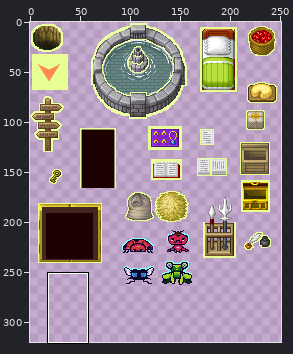
Sprite sheet, stored at assets/interactable.png. The picture above shows the old version from afar; the outline marks the close-up.
Close-up. Old version:
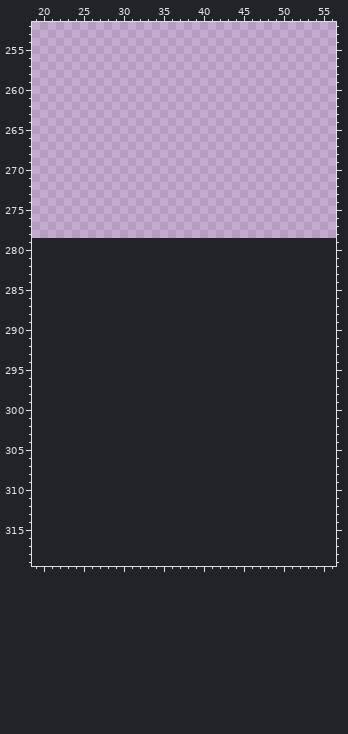
The file is 251x279 pixels. Pixels under 10% opacity are left out. Colours within 5 levels of each other are drawn and written as one. Shown: x 19..56, y 252..319. The old version is drawn lined up with the new one, on the new canvas. The wide view leaves out empty margins.
After the commit:
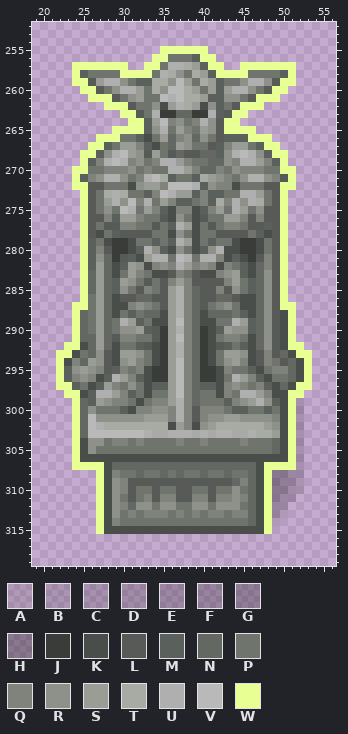
Palette (. is transparent): A #0000001a  B #00000021  C #00000027  D #0000002d  E #00000035  F #0000003b  G #00000043  H #0000004d  J #393c39  K #4a4e4a  L #575a56  M #5a605b  N #646863  P #6f746d  Q #7f837b  R #8d9189  S #9a9d96  T #a8aba3  U #afafaf  V #b9b9b9  W #e7ff93
Difference:
canvas 251x279 -> 251x324
y 255: x 35..40 ...... -> WWWWWW
y 256: x 34..41 ........ -> WWPPPMWW
y 257: x 24..30 ....... -> WWWWWWW; x 33..42 .......... -> WWPUUTSMWW; x 45..51 ....... -> WWWWWWW
y 258: x 24..51 ............................ -> WMPPPPWWWWPUTRPTSMWWWWPPPPMW
y 259: x 24..51 ............................ -> WWLSUURPMMTTRVSPTSMPPRUURLWW
y 260: x 25..50 .......................... -> WWLPRUUSPTRVVTSPSMSUURPLWW
y 261: x 26..49 ........................ -> WWWLPRSPPVUVTTSMMRRPLWWW
y 262: x 28..47 .................... -> WWWLPPRKSUTSKRMPLWWW
y 263: x 30..45 ................ -> WWLPUJJNNJJUMLWW
y 264: x 31..44 .............. -> WWMSVQRPQURLWW
y 265: x 29..46 .................. -> WWWWMRUPSQPSRLWWWW
y 266: x 27..48 ...................... -> WWWPPMKPSNQRNRPLMMMWWW
y 267: x 26..49 ........................ -> WWMPSSQMKPNSRPPLMQSSPMWW
y 268: x 25..50 .......................... -> WWMRUVSRLSPLNLLNNMRUVURMWW
y 269: x 25..50 .......................... -> WMQUVUQRPQUUSQPPNNRQUUSQMW
y 270: x 24..51 ............................ -> WWPPQQQRPQPPUUSQNNQPRQQQPPWW
y 271: x 24..51 ............................ -> WMQRUURPQUVTMPPMTSRQPRUURQLW
y 272: x 24..51 ............................ -> WWLLPPPKRSSQVVVUMRQQKPPPLLWW
y 273: x 25..50 .......................... -> WLPTUTPPMQVUSSMQMMPPUUSPLW
y 274: x 25..50 .......................... -> WLPSURVQUPSQMMPQMTQURUTPLW
y 275: x 25..50 .......................... -> WLPRPVUPSQMKQQKMQSPUSPRLLW
y 276: x 25..50 .......................... -> WLLQMSSQPPLKRPKLPPSSQLQLLW
y 277: x 25..50 .......................... -> WLPLLQQPPLPMUSKPLPQQPLLMLW
y 278: x 25..50 .......................... -> WLKPMLLLLPPKRPKPPLLLLPMKLW
y 279: x 25..50 .......................... -> WMPKJJKPPMPMUSKPMPPKJJKPLW
y 280: x 25..50 .......................... -> WMQLJJKMURMKRPKMRUKKJJKPLW
y 281: x 25..50 .......................... -> WMRNJLMKSUUPVUPUUQKMKJLQLW
y 282: x 25..50 .......................... -> WMSNKMSRKQRQUSQRQKQPMKNQLW
y 283: x 25..50 .......................... -> WNSNKPSQPKKLQPLKKQRSMKNRLW
y 284: x 25..50 .......................... -> WNSNMSRPLPLQSQLLLLQSPMNRLW
y 285: x 25..50 .......................... -> WNSNMRPLQPLSUQNLLQLRPMNRLW
y 286: x 25..50 .......................... -> WPSNKLLNNLLSUQNLLNNLKKNRLW
y 287: x 24..51 ............................ -> WWPSNKKQRQPLSUQNLPQRPKKNRLWW
y 288: x 24..51 ............................ -> WNPSNKPMPNNKSUQNKNNNPMKNRLKW
y 289: x 24..51 ............................ -> WNPSNPUSMPKKSVQNKKPPUSMNRLKW
y 290: x 24..51 ............................ -> WNPSNPRRSMLJSUQNJKMSRRMNRLKW
y 291: x 24..51 ............................ -> WNNSNLQQPPLJSVQNJKPQQPKNRLKW
y 292: x 23..52 .............................. -> WWKNSNKPPMLKJSUQNJKLMPMKNRLKWW
y 293: x 22..53 ................................ -> WWKPNRLKSSRPKJSUQNJKPSSRKLQLNKWW
y 294: x 22..53 ................................ -> WKQNSRLKRSQPKJSVQNJKPRSQKLQPLNKW
y 295: x 22..53 ................................ -> WMRSRQLMQPQKJJSVQNJJKQPPMKPQQNKW
y 296: x 22..53 ................................ -> WMQRQKMUSQMKJJSVQNJJKPUSQMKPPNKW
y 297: x 22..53 ................................ -> WWMPKMSQPRPKMMSVQNMMKQRQPQMKNKWW
y 298: x 23..52 .............................. -> WWKMUUSQMPKPPSVQNPPKQPUUSQKKWW
y 299: x 24..52 ............................. -> WNMSRQQPKPQQSUQNPPPMQRSURMKWC
y 300: x 24..52 ............................. -> WNRPPPMKQQRRQUQLQQQPMMPPMPKWC
y 301: x 24..52 ............................. -> WNVRRRRRRSSSQUQLQRRSSRRRRQKWC
y 302: x 24..52 ............................. -> WNVUTTTTTTTTKSQKRSTTTTTTSRKWC
y 303: x 24..52 ............................. -> WNVVVVVVVUTTUUUTUTUUTTUTTSKWC
y 304: x 24..52 ............................. -> WKRRPQQPQPPPPQPPQPPPPQPPPNKWC
y 305: x 24..52 ............................. -> WKRPPPPPPPPPPPPPPPPPPPPPPNKWC
y 306: x 24..52 ............................. -> WKKKKKKKKKKKKKKKKKKKKKKKKKKWC
y 307: x 24..52 ............................. -> WWWWKNNNNNNNNNNNNNNNNNNKWWWWC
y 308: x 27..52 .......................... -> WKQPPNPPNPNPPNPPNPPNKWHGEC
y 309: x 27..52 .......................... -> WKRQLLLLLLLLLLLLLNQNKWHGEB
y 310: x 27..52 .......................... -> WKRQLPPLPPLLPPLPPRPNKWHGDA
y 311: x 27..51 ......................... -> WKRPLPQLQQLLQQLQQRQNKWGEC
y 312: x 27..50 ........................ -> WKRQNRRPRRPPRRPRRRPNKWFC
y 313: x 27..50 ........................ -> WKRPQPQQQPQPQPQQPQQNKWDA
y 314: x 27..49 ....................... -> WKQPPPPPPPPPPPPPPPPNKWA
y 315: x 27..48 ...................... -> WKKKKKKKKKKKKKKKKKKKKW
Changed places in both close-ups, as pixel boxes (x1, y1, x2, y2):
added: (56, 46, 312, 534)
